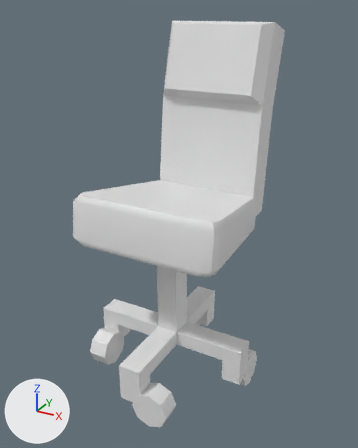
Before and after pictures for a commit that changed the OBJ model Assets/Tile_Prefabs/chairOffice.obj.
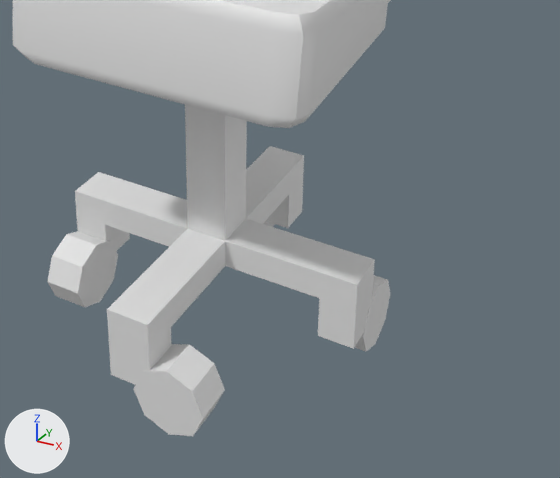
Each version is shown whole from a 50 mm camera at (1.02, -1.68, 1.729) aimed at (0.003, 0.169, 0.805), then close up on the part from 19% to 95% of the width and 48% to 100% of the height. The lights are fixed; the arrows at lower left show +X, +Y and +Z. Where no turn or scale is listed for an object, it has been applied to the vertices.

The scene before the commit, as lines of its bpy script (objects in view):
```python
me_chairoffice = bpy.data.meshes.new('chairOffice')
me_chairoffice.from_pydata(...)  # 198 vertices, 228 faces; spans x -0.39..0.39, y -0.28..0.72, z 0.01..1.67
ob_chairoffice = bpy.data.objects.new('chairOffice', me_chairoffice)
ob_chairoffice.location = (0.0, 0.0, 0.0)
```
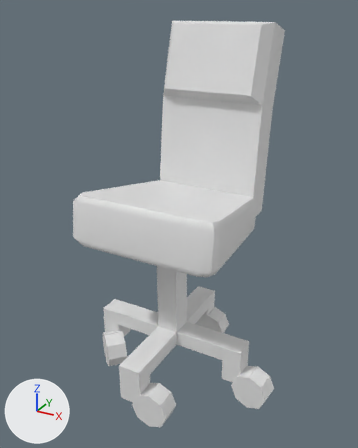
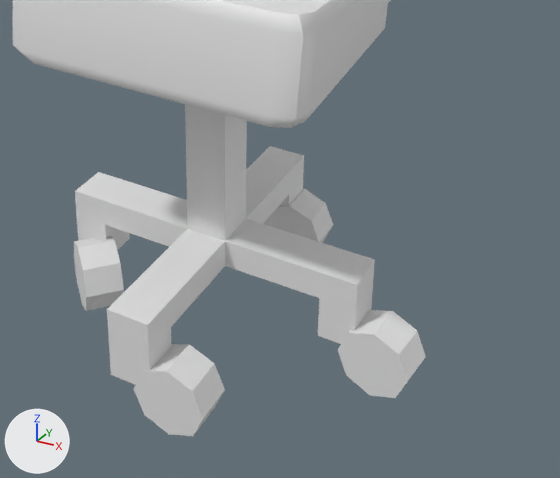
Changed parts and their boxes (x1, y1, x2, y2) in the close-ups (560 x 478 px; the box of a moved part takes in the faces that stretch with it):
'chairOffice', reshaped
    before: (13, 0, 391, 436)
    after: (13, 0, 426, 436)
part 1 of me_chairoffice, moved or reshaped
    before: (355, 275, 390, 351)
    after: (338, 310, 426, 398)
part 2 of me_chairoffice, moved or reshaped
    before: (47, 231, 118, 307)
    after: (74, 236, 124, 311)
part 3 of me_chairoffice, moved or reshaped
    before: (263, 221, 275, 227)
    after: (263, 189, 333, 243)

What changed in the scene script:
```text
Change me_chairoffice:
    where me_chairoffice.from_pydata(...)  # 198 vertices, 228 faces; spans x -0.39..0.39, y -0.28..0.72, z 0.01..1.67
    used by ob_chairoffice; location = (0.0, 0.0, 0.0)
    me_chairoffice part 1: the loose piece of 18 vertices spanning x 0.29..0.39, y 0.12..0.29, z 0.01..0.18 is turned -95.9 degrees about the z axis through its middle, then moved by (0.1, -0.12, 0.0)
    me_chairoffice part 2: the loose piece of 18 vertices spanning x -0.39..-0.29, y -0.08..0.1, z 0.01..0.18 is turned 46.9 degrees about the z axis through its middle, then moved by (0.04, 0.0, 0.0)
    me_chairoffice part 3: the loose piece of 18 vertices spanning x -0.18..-0.01, y 0.4..0.49, z 0.01..0.18 is moved by (0.15, 0.0, 0.0)
```
